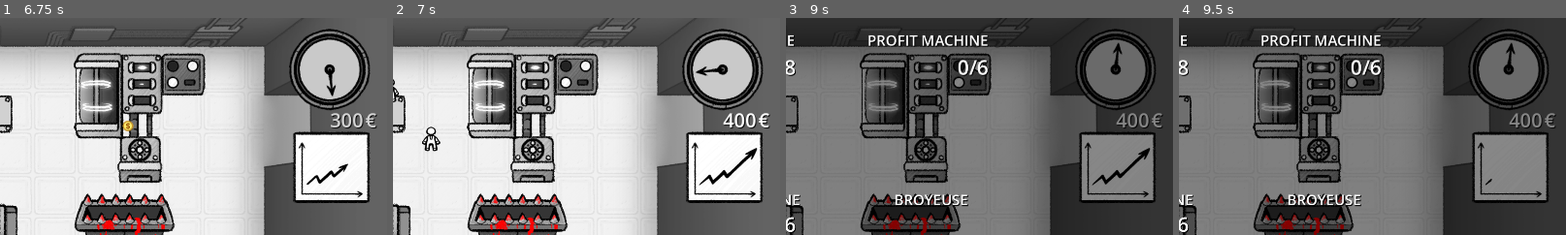
Above: before the commit, frames 1-4 (left to right).
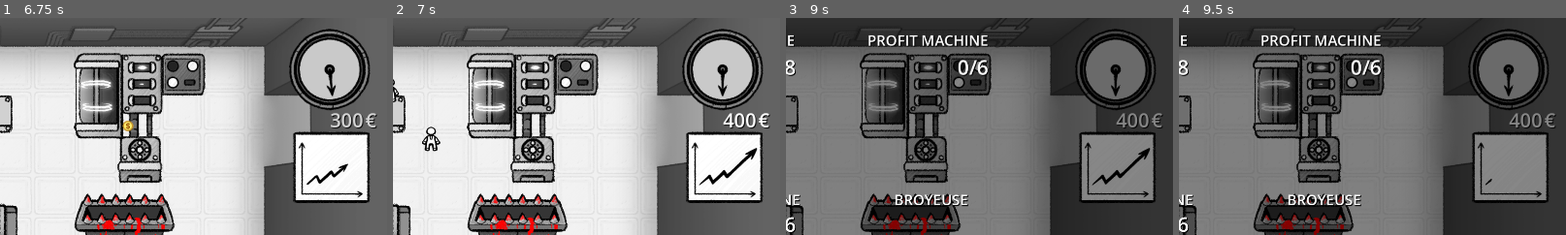
Above: after the commit, the same moments.

Repository: Aeropulu/LaHordeJam
Game: Godot game, scene res://scenes/usine.tscn
The game is run twice, just before and just after one commit, with the same random seed, the same clock (stepped at 60 frames per second) and the same inputs. Sound files missing from this copy of the repository are replaced by a short silence.
Inputs (mouse positions are % of the whole screen's width and height, from its top left):
- Up to frame 1 (6.75 s): click "START" at 0.5 s; click "GO TO FACTORY" at 1.25 s; tap Enter (ui_accept) at 2 s; drag from (92, 86) to (18, 23) at 2.02 s; drag from (18, 23) to (92, 86) at 2.77 s; move the mouse to (44, 23) at 3.52 s; press the mouse at (44, 23) at 3.53 s; hold Left (ui_left) 3.53-4.25 s; release the mouse at (44, 23) at 4.25 s; drag from (68, 24) to (44, 23) at 4.27 s; drag from (69, 57) to (68, 24) at 5.02 s; drag from (19, 59) to (68, 24) at 5.77 s; move the mouse to (44, 58) at 6.52 s; press the mouse at (44, 58) at 6.53 s; hold Right (ui_right) from 6.53 s (still down)
- Up to frame 2 (7 s): keep holding Right (ui_right)
- Up to frame 3 (9 s): release Right (ui_right) at 7.25 s; release the mouse at (44, 58) at 7.25 s; drag from (90, 24) to (19, 59) at 7.27 s; click "NEXT DAY" at 8 s; click "GO TO FACTORY" at 8.75 s
- Up to frame 4 (9.5 s): no input
The pictures show only the part of the screen within x 50-100%, y 0-50%; the shares and areas given below are measured in that part.

Frame 1 is identical in both runs. In frame 2, 0.3% of the frame differs, in the area x 78-87%, y 22-37%; in frame 3, 0.2%; in frame 4, 0.2%.

Commit message:
day and michel counters

Diff:
--- a/scenes/factory_manager.tscn
+++ b/scenes/factory_manager.tscn
@@ -6,3 +6,5 @@
 position = Vector2(1727, 256)
 script = ExtResource("1_ivwkk")
 day_duration = 3.0
+
+[connection signal="day_end" from="." to="." method="_on_day_end"]
--- a/scripts/FactoryManager.gd
+++ b/scripts/FactoryManager.gd
@@ -6,15 +6,28 @@
 var slots: Array[Node2D]
 var workers: Array[Michel]
 
+signal max_slots_count_changed
+var max_slots_count:int = 1 : set = set_max_slots_count
+func set_max_slots_count(new_val):
+	max_slots_count = new_val
+	max_slots_count_changed.emit()
+
 var _worker_scene = preload("res://scenes/michel.tscn")
 var _can_start_day: bool = true
+var _day_in_progress:= false
+
+var current_day := 1
 
 var total_slot_count: int = 0
 
 var current_profit := 0 : set = set_current_profit
-var profit_objective := 0
+signal profit_objective_changed
+@export var profit_objective := 0 : set = set_profit_objective
+func set_profit_objective(new_val):
+	profit_objective = new_val
+	profit_objective_changed.emit()
 
-var _day_duration:float = 3.0
+@export var _day_duration:float = 3.0
 var _remaining_day_time:float = 0.0 : set = set_remaining_day_time
 signal remaining_day_time_changed(new_value)
 
@@ -39,9 +52,13 @@
 	pass
 
 # Called every frame. 'delta' is the elapsed time since the previous frame.
-func _process(delta):
+func _physics_process(delta):
+	if not _day_in_progress:
+		return
 	if _remaining_day_time > 0.0:
 		_remaining_day_time -= delta
+	else:
+		send_workers_home()
 
 func set_current_profit(new_val):
 	current_profit = new_val
@@ -70,6 +87,8 @@
 	_can_start_day = false
 	slots.clear()
 	workers.clear()
+	for machine in machines:
+		machine._workers.clear()
 
 	var worker_count := 0
 	for machine in machines:
@@ -107,6 +126,7 @@
 
 func start_work():
 	_remaining_day_time = day_duration
+	_day_in_progress = true
 	for machine in machines:
 		machine.work_stopped.connect(_check_all_work_stopped, CONNECT_ONE_SHOT)
 		machine.start_work()
@@ -126,6 +146,7 @@
 	for worker in workers:
 		worker.gone_home.connect(_check_workers_left, CONNECT_ONE_SHOT)
 		worker.go_home(0.5)
+	_day_in_progress = false
 
 func _check_workers_left():
 	var all_gone := true
@@ -162,3 +183,8 @@
 	current_profit = 0
 	_current_speed_factor = 1.0
 	spawn_workers(0.5)
+
+func _on_day_end():
+	max_slots_count += 1
+	profit_objective *= 1 + 0.7 * current_day
+	current_day += 1
